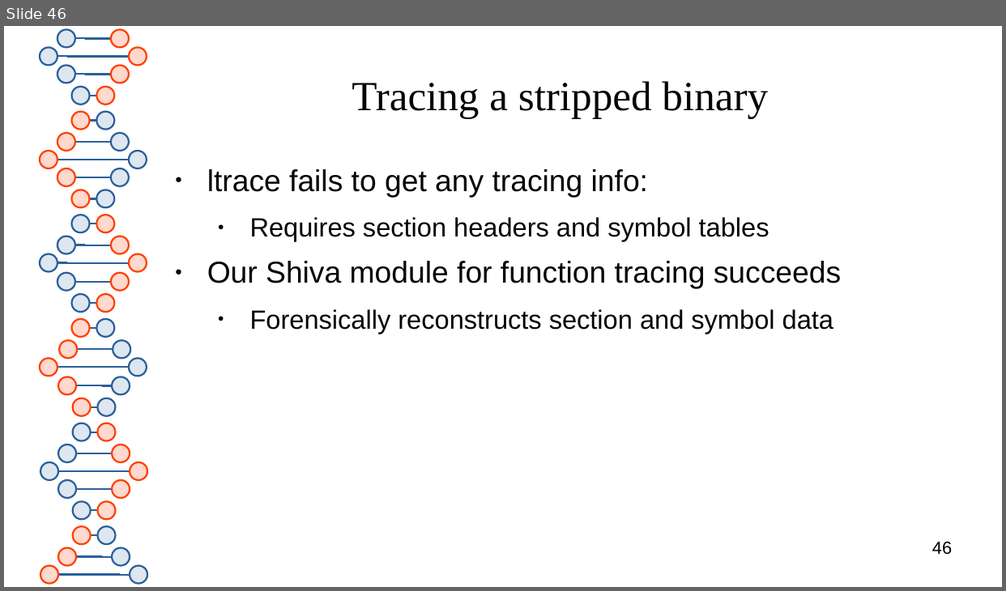
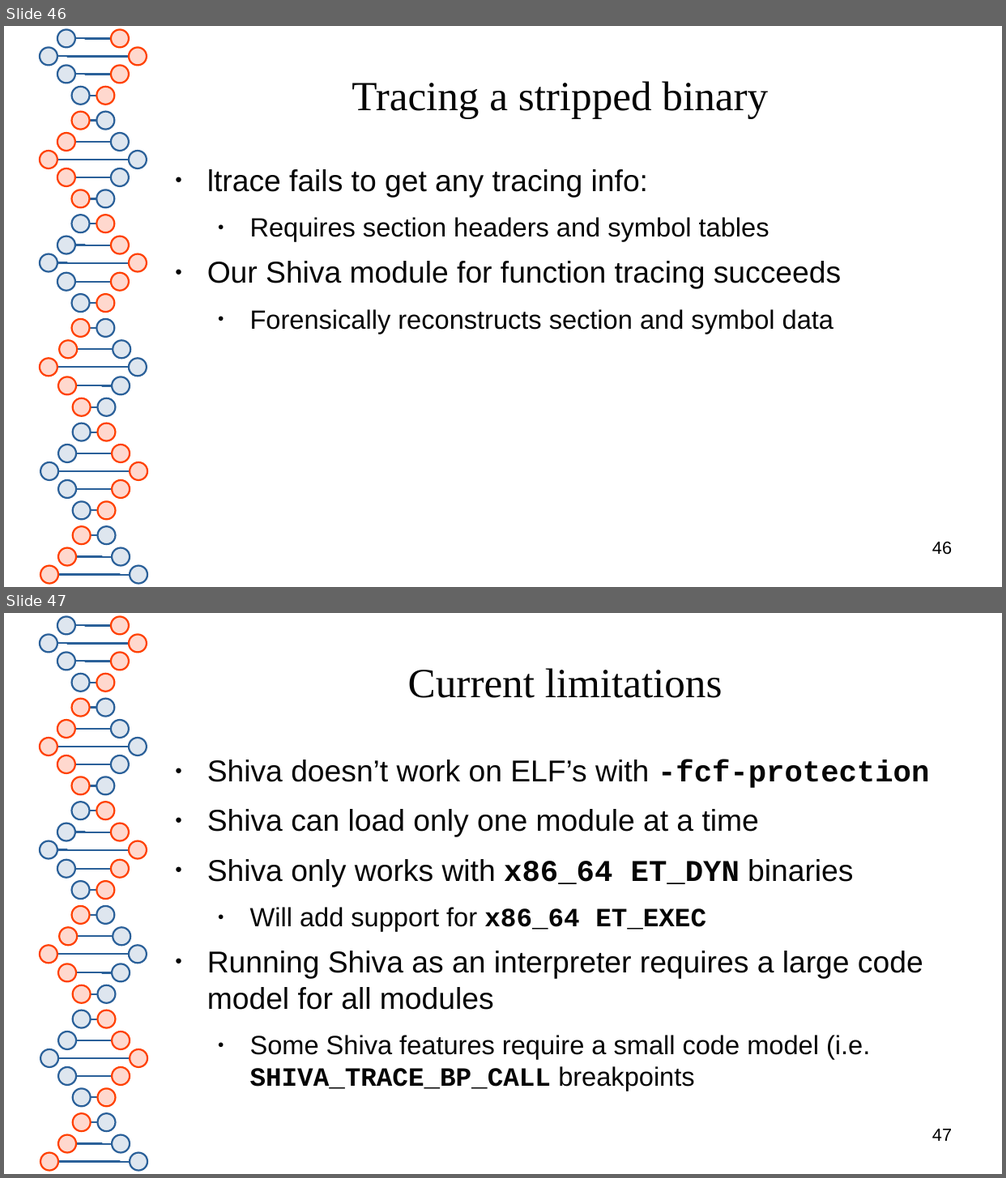
Before and after one commit to advanced-microcode-patching/shiva, a slide deck: presentation/shiva_runtime.odp. Shown one above the other, each under a label of ours: slide 46 before the commit, slides 46 and 47 after it. The pictures are 1006x591 and 1006x1178 pixels, drawn with LibreOffice and Linux fonts; fonts in the diff are those of the drawing. Boxes give left, top, right and bottom in pixels: in the first picture for what was removed or moved away, otherwise in the second. Text is boxed around its words. In the diff, an @@ line names an element or a change of style, - is before the commit and + after.

```diff
--- a/presentation/shiva_runtime.odp
+++ b/presentation/shiva_runtime.odp
@@ slide 47 added at (4,613,1002,1174), background #FFFFFF; not listed: 81 template elements that a slide beside it also shows @@
@@ title added at (408,668,722,698), 33 pt, text #050505 @@
+Current limitations
@@ text added at (207,760,929,1091), 24 pt, text #050505 @@
+● Shiva doesn’t work on ELF’s with -fcf-protection
+● Shiva can load only one module at a time
+● Shiva only works with x86_64 ET_DYN binaries
+  ● Will add support for x86_64 ET_EXEC
+● Running Shiva as an interpreter requires a large code model for all modules
+  ● Some Shiva features require a small code model (i.e. SHIVA_TRACE_BP_CALL breakpoints
@@ page number added at (932,1129,952,1141), 14 pt, text #000000 @@
+47
```
Also in this commit, not shown: 5 slides changed, 4 other slides added, 1 slide removed, 1 other file.
